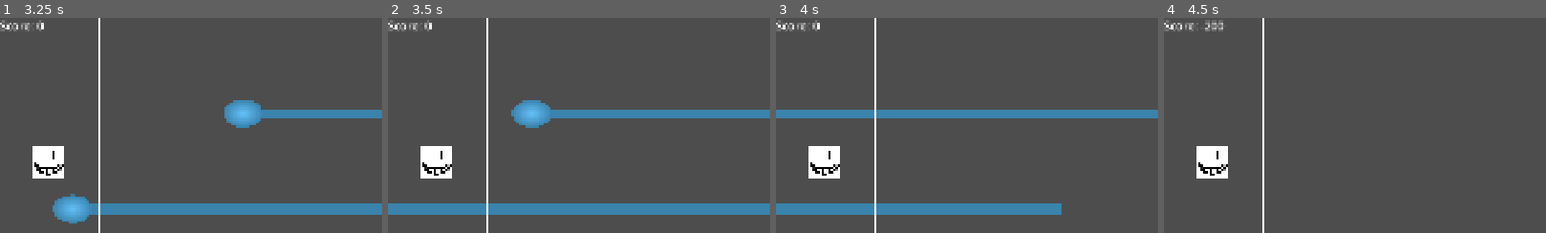
Above: before the commit, frames 1-4 (left to right).
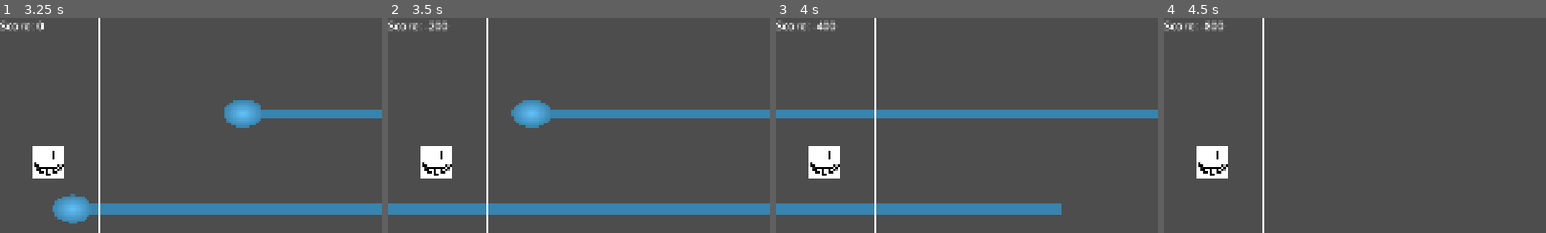
Above: after the commit, the same moments.

Repository: Mangod4435/project-dasher
Game: Godot game, scene res://Scenes/MainGame.tscn
Same seed, same stepped clock (60 frames per second), same inputs: the game is played once before the commit and once after it.
Inputs:
- Up to frame 1 (3.25 s): tap Enter at 0.5 s; tap Space at 1.25 s
- Up to frame 2 (3.5 s): no input
- Up to frame 3 (4 s): no input
- Up to frame 4 (4.5 s): tap Enter at 4.25 s
The pictures show only the part of the screen within x 0-50%, y 0-50%; the shares and areas given below are measured in that part.

Frame 1 is identical in both runs. In frame 2, 0.2% of the frame differs, in the area x 9-16%, y 0-7%; in frame 3, 0.2%; in frame 4, less than 0.1%.

Commit message:
feat: make note easier to hit and make a miss judgement
note: not yet add the full jugdement only add the score calculating

Diff:
--- a/Scenes/Note.tscn
+++ b/Scenes/Note.tscn
@@ -5,7 +5,7 @@
 [ext_resource type="Texture2D" uid="uid://cfqs8h26gtp4m" path="res://Sprites/PipisTrail.svg" id="3_6a4ne"]
 
 [sub_resource type="CircleShape2D" id="CircleShape2D_ewwnu"]
-radius = 50.0
+radius = 100.0
 
 [sub_resource type="RectangleShape2D" id="RectangleShape2D_hg3a3"]
 size = Vector2(125, 100)
--- a/Scripts/Note.gd
+++ b/Scripts/Note.gd
@@ -26,7 +26,8 @@
 	_BaseLine_x_pos = get_node("/root/GameScene/BaseLine").position.x
 
 func _physics_process(_delta: float) -> void:
-	if global_position.x < 0:
+	if global_position.x < 0 and get_meta("Type") == "Tap" or get_meta("Type") == "Hold":
+		ScoreManager.currentScore -= 200
 		queue_free()
 	position.x -= SPEED
 
@@ -49,13 +50,13 @@
 			if get_parent().name == "Hold":
 				get_parent().set_meta("active_keycode", _event.keycode)
 			var offset = abs(global_position.x - _BaseLine_x_pos)
-			var score = abs(100 - offset)
+			var score = abs(200 - offset)
 			ScoreManager.currentScore += score
 			queue_free()
 
 		# End condition
 		elif InputState.is_any_key_held() and _meta == "End":
-			ScoreManager.currentScore += 100
+			ScoreManager.currentScore += 200
 			queue_free()
 
 		# Tail condition
@@ -63,6 +64,6 @@
 			if InputState.is_any_key_held():
 				return
 			var early_offset = global_position.x - _BaseLine_x_pos
-			if early_offset > EARLY_LIMIT_PX: ScoreManager.currentScore -= 100 # too early
-			else: ScoreManager.currentScore += 100 # just enough
+			if early_offset > EARLY_LIMIT_PX: ScoreManager.currentScore -= 200 # too early
+			else: ScoreManager.currentScore += 200 # just enough
 			queue_free()
